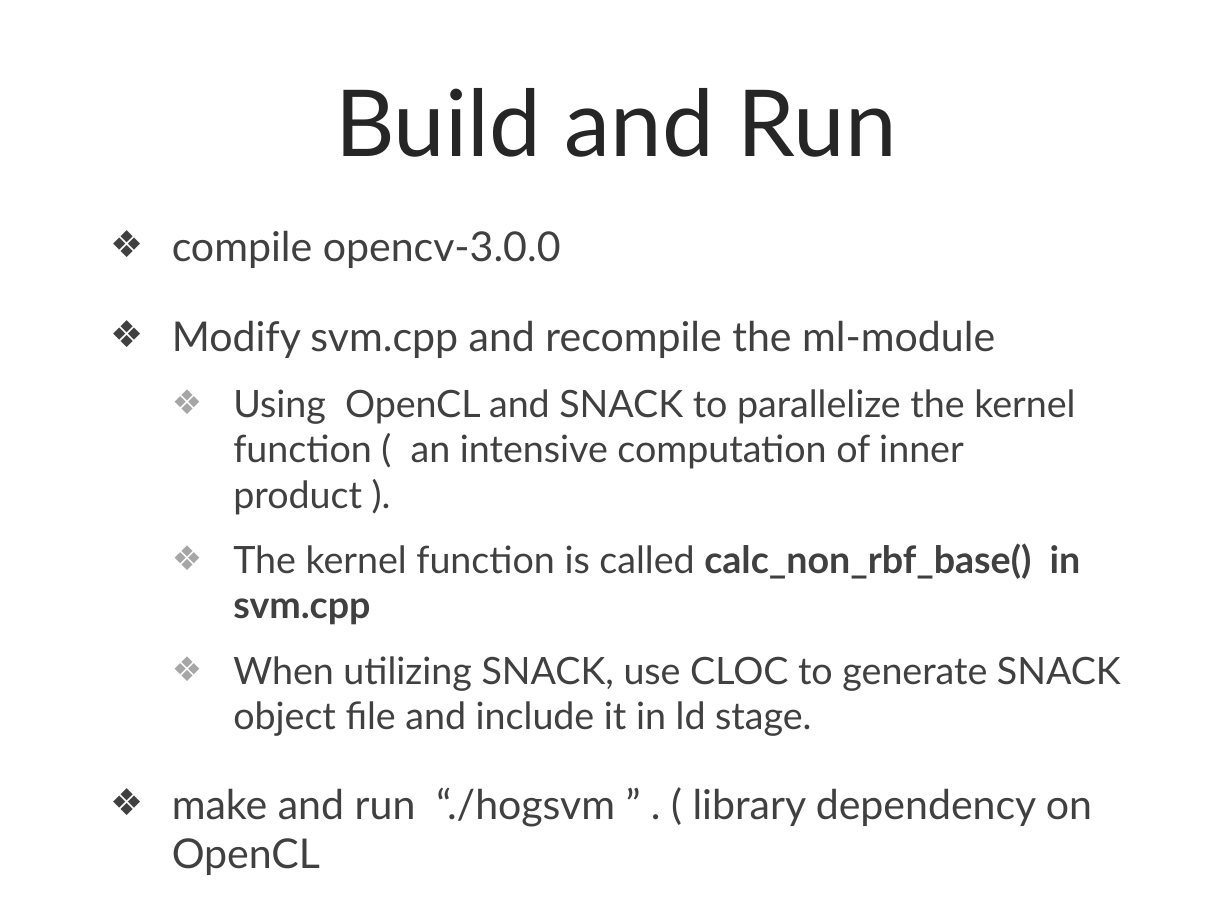
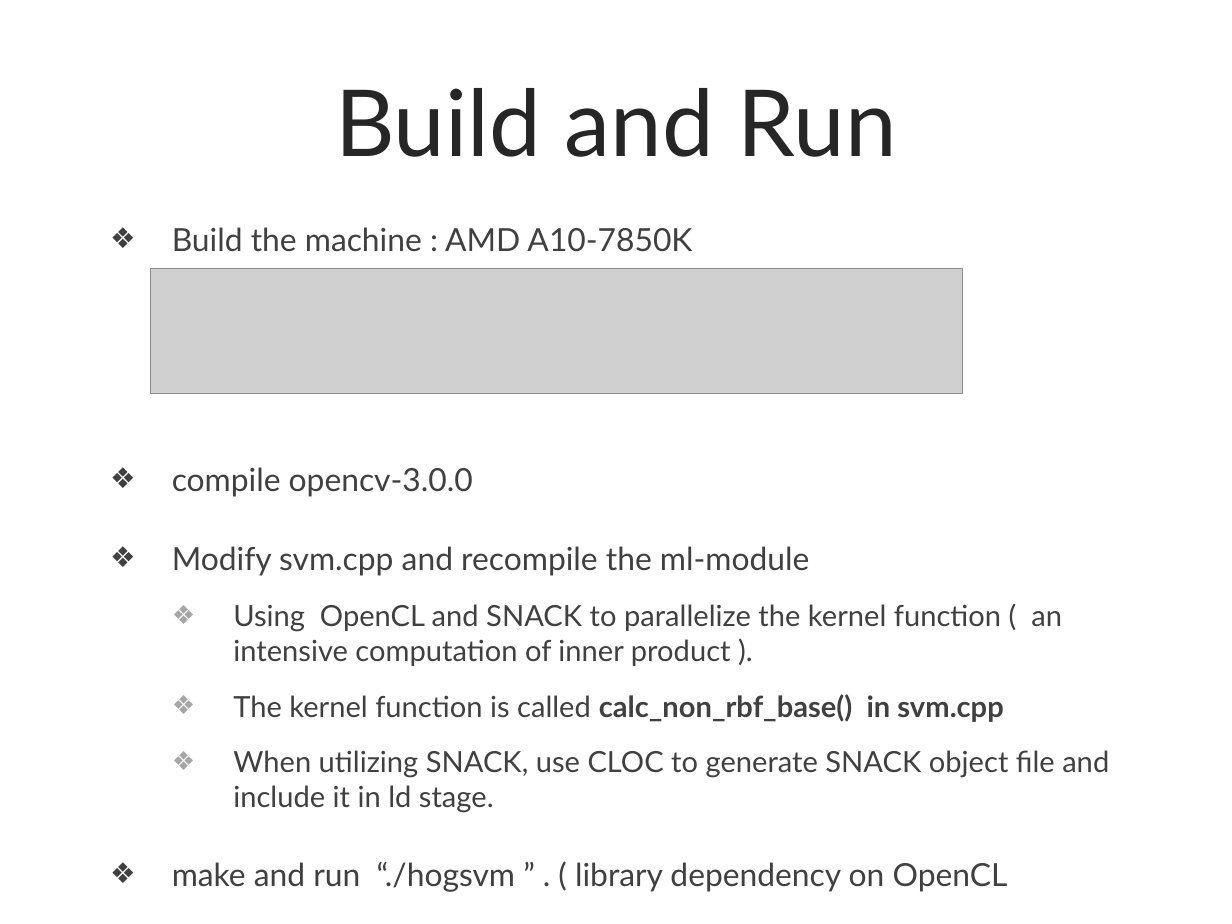
Before and after one commit to liujames/hsa-cyl, a slide deck: slide 3 of doc/hsacyl_v1.pptx. Drawn at 1232x924 pixels with LibreOffice and Linux fonts; fonts in the diff are those of the drawing; grey boxes stand for pictures; background and template pictures are left out. Boxes give left, top, right and bottom in pixels: in the first picture for what was removed or moved away, otherwise in the second. Text is boxed around its words. In the diff, an @@ line names an element or a change of style, - is before the commit and + after.

Commit message:
ppt

```diff
--- a/doc/hsacyl_v1.pptx
+++ b/doc/hsacyl_v1.pptx
@@ text at bbox=[172, 227, 692, 252]: paragraph added @@
+❖ Build the machine : AMD A10-7850K
@@ picture added at bbox=[150, 269, 962, 394] @@
@@ text at bbox=[172, 467, 1109, 892]: size 24 to 18.6 pt in "compile opencv-3.0.0", "Modify svm.cpp and recompile the ml-module", "make and run “./hogsvm ” . ( ..."; size 22 to 17.1 pt in "Using OpenCL and SNACK to parallelize the ...", "The kernel function is called calc_non_rbf_base() in ...", "When utilizing SNACK, use CLOC to generate ..." @@
```
